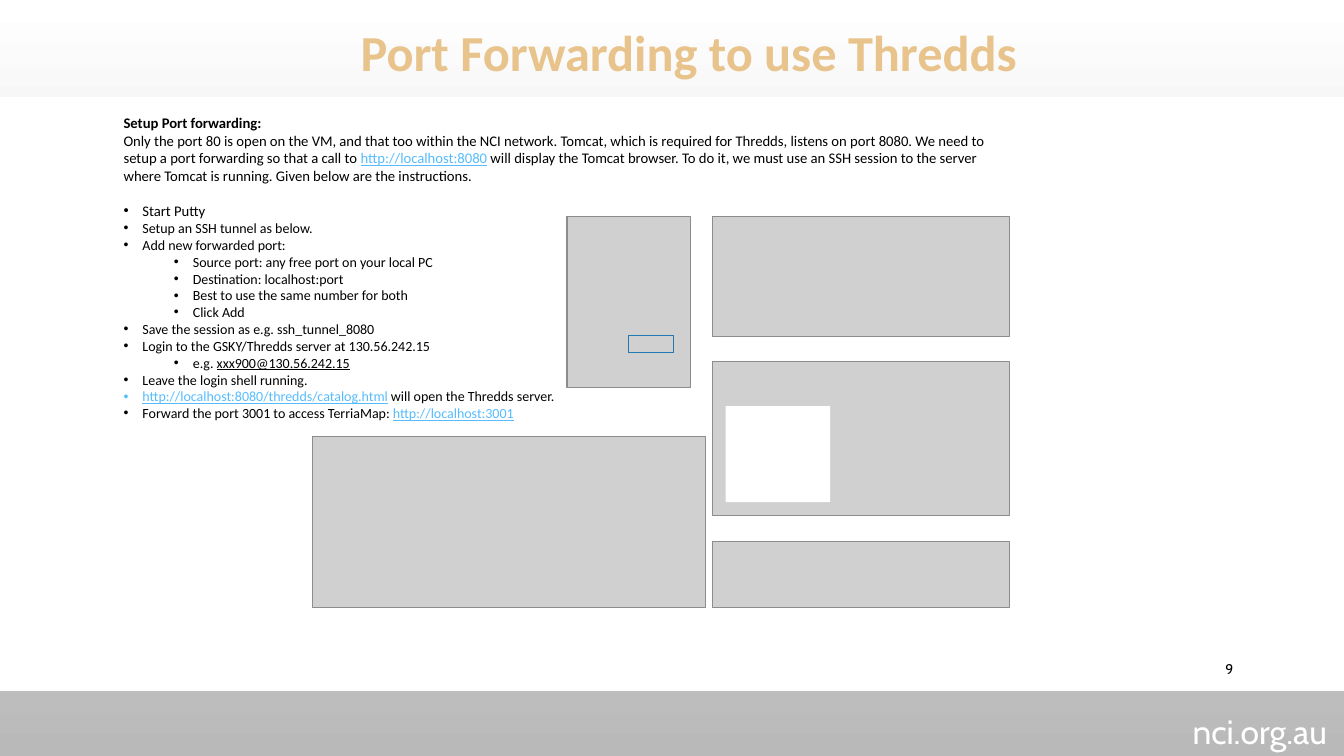
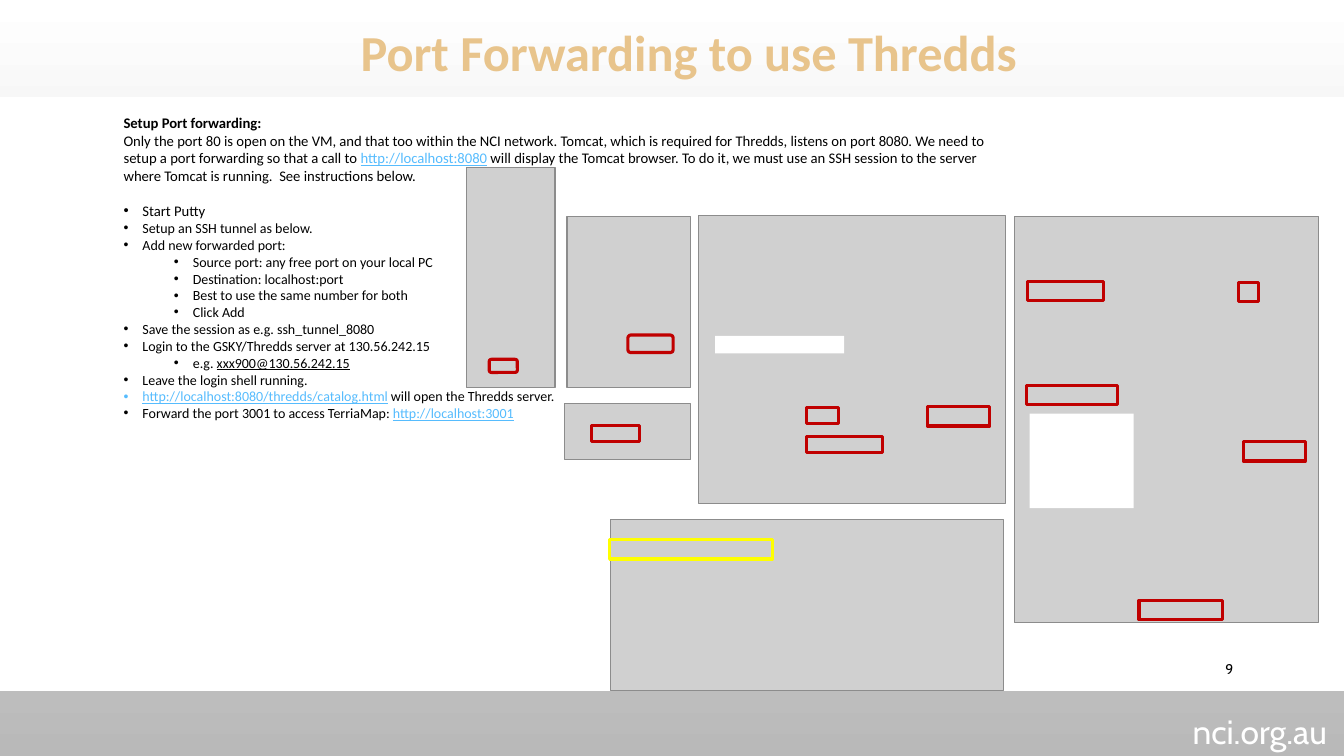
Before and after one commit to nci/gsky, a slide deck: slide 9 of Documents/ows/GSKY-Thredds_Integration.pptx. Drawn at 1344x756 pixels with LibreOffice and Linux fonts; fonts in the diff are those of the drawing; grey boxes stand for pictures; background and template pictures are left out. Boxes give left, top, right and bottom in pixels: in the first picture for what was removed or moved away, otherwise in the second. Text is boxed around its words. In the diff, an @@ line names an element or a change of style, - is before the commit and + after.

Commit message:
Implementing GSKY to Thredds Integration

```diff
--- a/Documents/ows/GSKY-Thredds_Integration.pptx
+++ b/Documents/ows/GSKY-Thredds_Integration.pptx
@@ text at [124,117,984,184]: text changed @@
-Setup Port forwarding:
-Only the port 80 is open on the VM, and that too within the NCI network. Tomcat, which is required for Thredds, listens on port 8080. We need to setup a port forwarding so that a call to http://localhost:8080 will display the Tomcat browser. To do it, we must use an SSH session to the server where Tomcat is running. Given below are the instructions.
+Setup Port forwarding:
+Only the port 80 is open on the VM, and that too within the NCI network. Tomcat, which is required for Thredds, listens on port 8080. We need to setup a port forwarding so that a call to http://localhost:8080 will display the Tomcat browser. To do it, we must use an SSH session to the server where Tomcat is running. See instructions below.
@@ picture added at [467,168,556,388] @@
@@ picture added at [699,216,1005,503] @@
@@ picture removed at [712,217,1009,337] @@
@@ picture added at [1014,216,1319,622] @@
@@ rectangle added at [1028,281,1104,300], outline #C00000 2.25 pt @@
@@ rectangle added at [1239,282,1259,301], outline #C00000 2.25 pt @@
@@ rounded rectangle added at [489,359,517,372], outline #C00000 2.25 pt @@
@@ rounded rectangle added at [628,335,674,352], outline #C00000 2.25 pt @@
@@ rectangle added at [715,336,844,353], fill #FFFFFF @@
@@ picture removed at [712,361,1009,515] @@
@@ rectangle added at [1026,385,1118,404], outline #C00000 2.25 pt @@
@@ picture added at [565,404,692,460] @@
@@ rectangle added at [808,407,839,423], outline #C00000 2.25 pt @@
@@ rectangle added at [928,407,990,426], outline #C00000 2.25 pt @@
@@ rectangle: place and size @@
-rectangle at [726,406,831,502]
+rectangle at [1029,413,1133,508]
@@ rectangle added at [592,425,639,442], outline #C00000 2.25 pt @@
@@ rectangle added at [808,437,883,453], outline #C00000 2.25 pt @@
@@ rectangle added at [1243,442,1306,461], outline #C00000 2.25 pt @@
@@ rectangle added at [610,539,772,560], outline #FFFF00 2.25 pt @@
@@ picture: place and size @@
-picture at [313,437,706,608]
+picture at [611,519,1004,691]
@@ picture removed at [712,541,1009,608] @@
@@ rectangle added at [1139,601,1223,620], outline #C00000 2.25 pt @@
```
